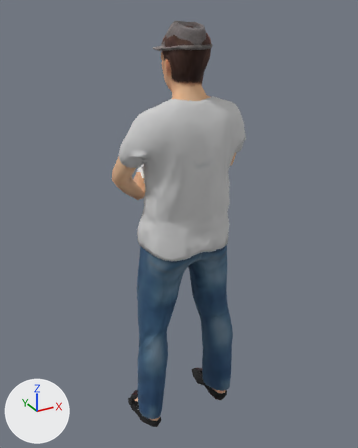
Two versions of the glTF model app/assets/scenery/population/people/veteran_cap_pilot.glb, one commit apart.
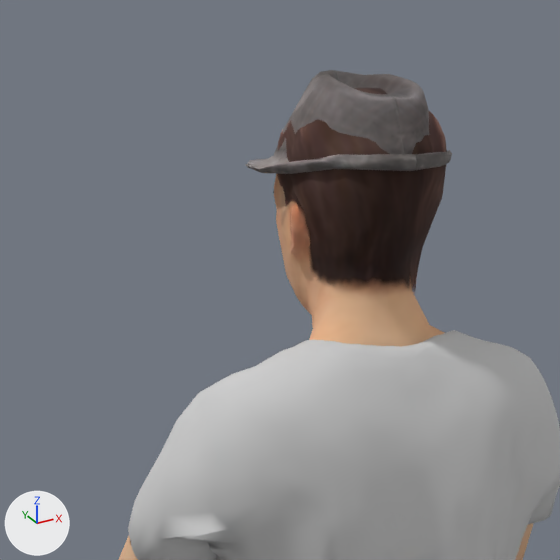
Each version appears first whole from a 50 mm camera at (-0.923, -1.711, 1.794) aimed at (0.026, 0.015, 0.931), and next in a close-up on the part from 23% to 68% of the width and 0% to 36% of the height. Arrows for +X, +Y and +Z are at lower left; the lights stay in place. The first two pictures are the older version. Vertices at exactly the same position are counted once.

The older version as bpy lines, for what is in view:
```python
mat_human_atlas = bpy.data.materials.new('Human.atlas')
mat_human_atlas.use_nodes = True; mat_human_atlas.node_tree.nodes.clear()
_N = mat_human_atlas.node_tree.nodes; _L = mat_human_atlas.node_tree.links
n0 = _N.new('ShaderNodeBsdfPrincipled'); n0.name = 'Principled BSDF'
n0.inputs[2].default_value = 1.0  # 'Roughness'
n1 = _N.new('ShaderNodeOutputMaterial'); n1.name = 'Material Output'
n2 = _N.new('ShaderNodeTexImage'); n2.name = 'Image Texture'
n2.image = img_1490c907184c7af2480cc9b8342c94c3a6da920443d8e215ac8c701f6bbb2b74_png
n3 = _N.new('ShaderNodeNormalMap'); n3.name = 'Normal Map'
n3.uv_map = 'UVMap'
n4 = _N.new('ShaderNodeTexImage'); n4.name = 'Image Texture.001'
n4.image = img_66c9f49e389241fbe494483f1ba9746beec679052f7faa8db53c3680e7d06919_png
_L.new(n0.outputs[0], n1.inputs[0])  # 'BSDF' to 'Surface'
_L.new(n2.outputs[0], n0.inputs[0])  # 'Color' to 'Base Color'
_L.new(n2.outputs[1], n0.inputs[4])  # 'Alpha' to 'Alpha'
_L.new(n3.outputs[0], n0.inputs[5])  # 'Normal' to 'Normal'
_L.new(n4.outputs[0], n3.inputs[1])  # 'Color' to 'Color'
me_human_atlas = bpy.data.meshes.new('Human_atlas')
me_human_atlas.from_pydata(...)  # 4951 vertices, 8273 faces; spans x -0.28..0.28, y -0.23..0.23, z 0.0..1.75
me_human_atlas.materials.append(mat_human_atlas)
ob_human_atlas = bpy.data.objects.new('Human_atlas', me_human_atlas)
ob_human_atlas.location = (0.0, 0.0, 0.0)
```
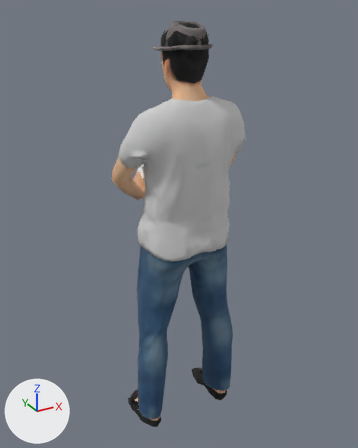
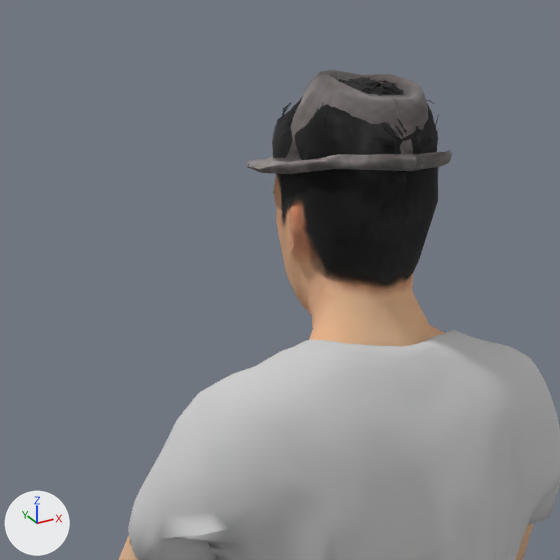
Pixel boxes (x1, y1, x2, y2) of what changed, in the close-ups (560 x 560 px):
'Human_atlas', surface changed, reshaped
    both: (118, 70, 560, 560)
part 1 of me_human_atlas, reshaped
    before: (278, 88, 447, 291)
    after: (272, 77, 439, 287)
part 2 of me_human_atlas, surface changed
    before: (273, 130, 398, 284)
    after: (273, 120, 401, 286)

What changed in the scene script:
```text
Add img_64ff2b4529c2f7df5ee69160765b31bc198e113258045e5d4b52974aaa746fc9_png:
    img_64ff2b4529c2f7df5ee69160765b31bc198e113258045e5d4b52974aaa746fc9_png = load_image('64ff2b4529c2f7df5ee69160765b31bc198e113258045e5d4b52974aaa746fc9.png', 'textures/64ff2b4529c2f7df5ee69160765b31bc198e113258045e5d4b52974aaa746fc9.png', 2720, 4064, 'sRGB')
Add img_2bf58eced3b3df3b099ac9307e5456f0ff1ca1e123d7bd7ee6db4b3900c7cf80_png:
    img_2bf58eced3b3df3b099ac9307e5456f0ff1ca1e123d7bd7ee6db4b3900c7cf80_png = load_image('2bf58eced3b3df3b099ac9307e5456f0ff1ca1e123d7bd7ee6db4b3900c7cf80.png', 'textures/2bf58eced3b3df3b099ac9307e5456f0ff1ca1e123d7bd7ee6db4b3900c7cf80.png', 1360, 2032, 'Non-Color')
Change mat_human_atlas:
    where n2 = _N.new('ShaderNodeTexImage'); n2.name = 'Image Texture'
    n2.image: img_1490c907184c7af2480cc9b8342c94c3a6da920443d8e215ac8c701f6bbb2b74_png -> img_64ff2b4529c2f7df5ee69160765b31bc198e113258045e5d4b52974aaa746fc9_png
    where n4 = _N.new('ShaderNodeTexImage'); n4.name = 'Image Texture.001'
    n4.image: img_66c9f49e389241fbe494483f1ba9746beec679052f7faa8db53c3680e7d06919_png -> img_2bf58eced3b3df3b099ac9307e5456f0ff1ca1e123d7bd7ee6db4b3900c7cf80_png
Change me_human_atlas:
    used by ob_human_atlas; location = (0.0, 0.0, 0.0)
    remove me_human_atlas.from_pydata(...)  # 4951 vertices, 8273 faces; spans x -0.28..0.28, y -0.23..0.23, z 0.0..1.75
    add me_human_atlas.from_pydata(...)  # 5972 vertices, 8800 faces; spans x -0.28..0.28, y -0.23..0.23, z 0.0..1.75
    me_human_atlas part 1: 35 vertices moved from x -0.08..0.07, y -0.18..0.04, z 1.56..1.73 to x -0.07..0.07, y -0.18..0.03, z 1.56..1.73; 247 vertices removed from x -0.08..0.09, y -0.18..0.05, z 1.52..1.73; 1250 vertices added at x -0.08..0.08, y -0.18..0.03, z 1.54..1.74
    me_human_atlas part 2: 545 kept faces spanning x -0.24..0.24, y -0.16..0.11, z 0.0..1.7 get new texture (UV) coordinates
    other edits to the shape of me_human_atlas do not show in these pictures
```
